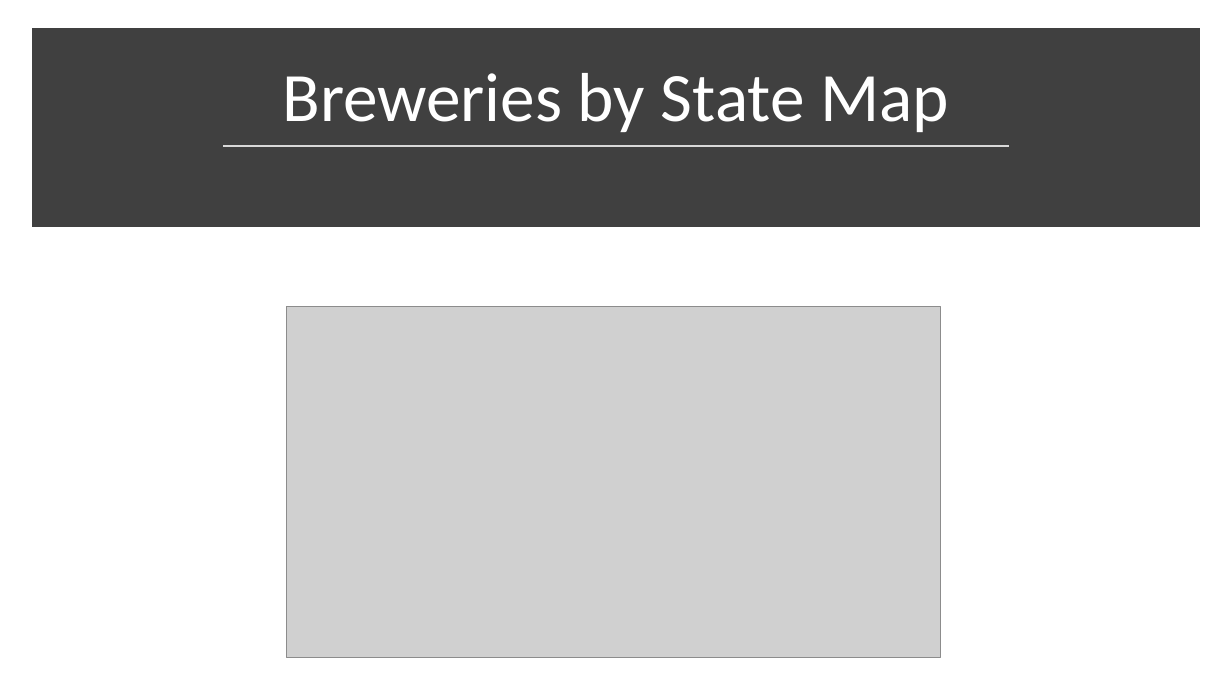
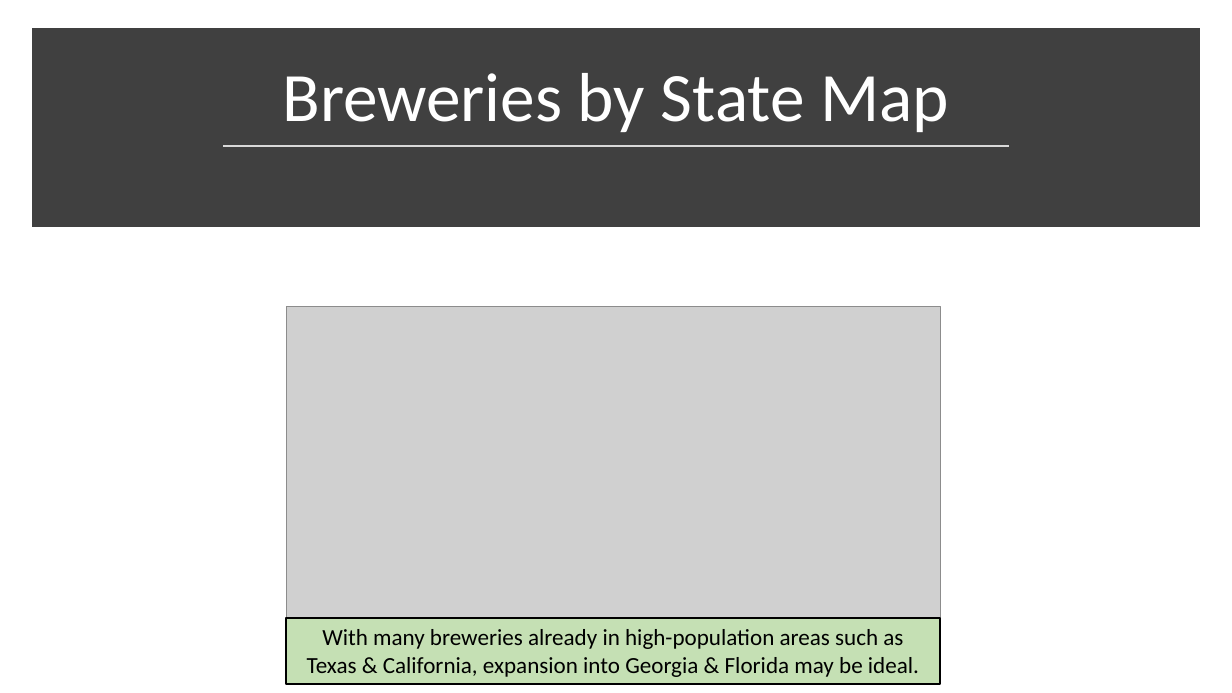
Before and after one commit to ericlaigaie/Case-Study-01, a slide deck: slide 3 of EDA_Presentation.pptx. Drawn at 1232x693 pixels with LibreOffice and Linux fonts; fonts in the diff are those of the drawing; grey boxes stand for pictures. Boxes give left, top, right and bottom in pixels: in the first picture for what was removed or moved away, otherwise in the second. Text is boxed around its words. In the diff, an @@ line names an element or a change of style, - is before the commit and + after.

```diff
--- a/EDA_Presentation.pptx
+++ b/EDA_Presentation.pptx
@@ rectangle added at (x1=287, y1=618, x2=941, y2=684), fill #C5E0B4, outline #000000 1.5 pt, 18 pt, text #000000 @@
+With many breweries already in high-population areas such as Texas & California, expansion into Georgia & Florida may be ideal.
```
Also in this commit, not shown: 4 other slides changed, 2 slides added, 1 slide removed.
